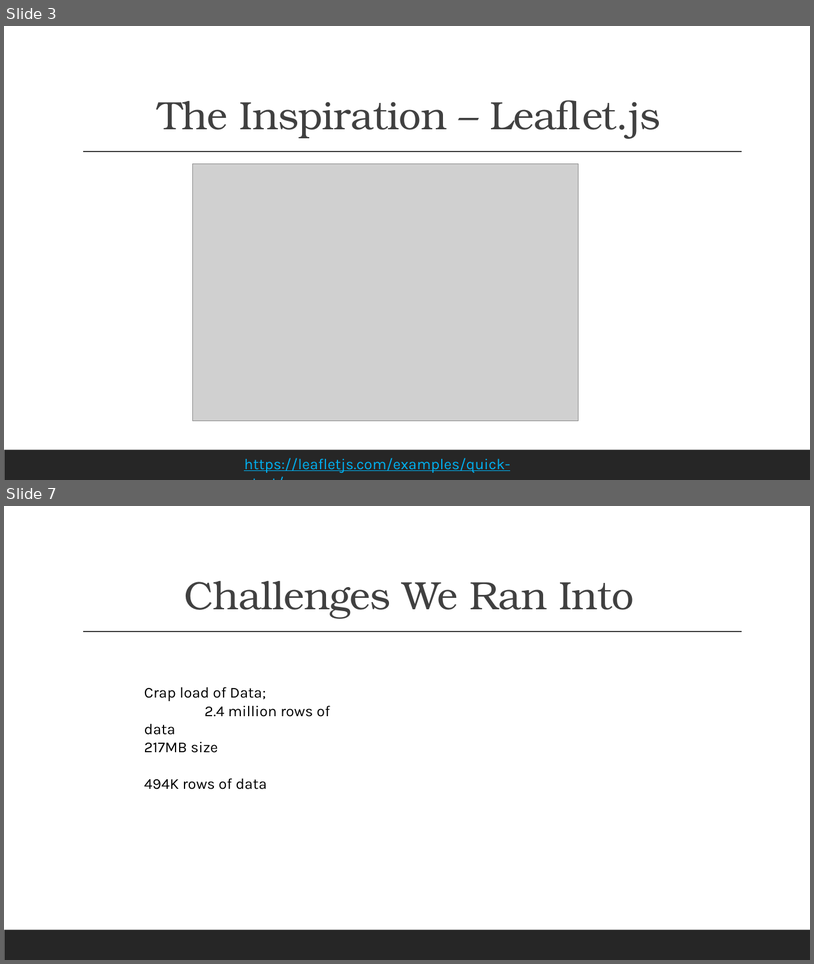
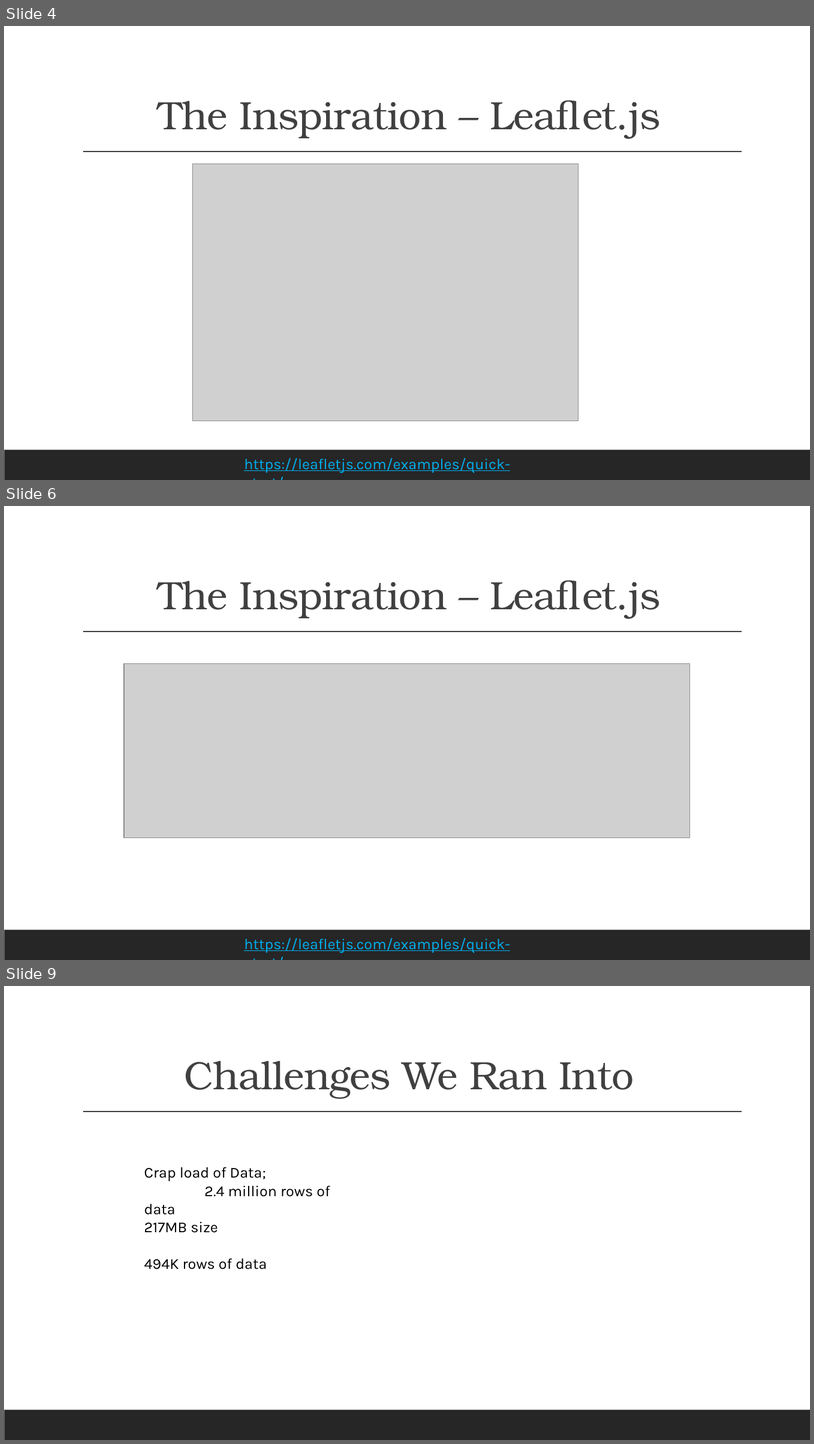
Before and after one commit to jabruhns/group-project-2, a slide deck: Report/Taking Off.pptx. Shown one above the other, each under a label of ours: slides 3 and 7 before the commit, slides 4, 6 and 9 after it; the slides between them are not shown. The pictures are 814x964 and 814x1444 pixels, drawn with LibreOffice and Linux fonts; fonts in the diff are those of the drawing; grey boxes stand for pictures. Boxes give left, top, right and bottom in pixels: in the first picture for what was removed or moved away, otherwise in the second. Text is boxed around its words. In the diff, an @@ line names an element or a change of style, - is before the commit and + after.

```diff
--- a/Report/Taking Off.pptx
+++ b/Report/Taking Off.pptx
@@ slide 6 added at <box>4,506,810,960</box>, background #FFFFFF; not listed: 2 template elements that a slide beside it also shows @@
@@ title added at <box>158,580,661,619</box>, 47 pt, text #404040 @@
+The Inspiration – Leaflet.js
@@ picture added at <box>124,663,690,838</box> @@
@@ text added at <box>244,937,510,952</box>, 18 pt, text #00B0F0, underline @@
+https://leafletjs.com/examples/quick-start/
@@ what was slide 3 is now slide 4 @@
@@ what was slide 7 is now slide 9 @@
```
Also in this commit, not shown: 3 slides changed, 2 other slides added, 1 other file.
